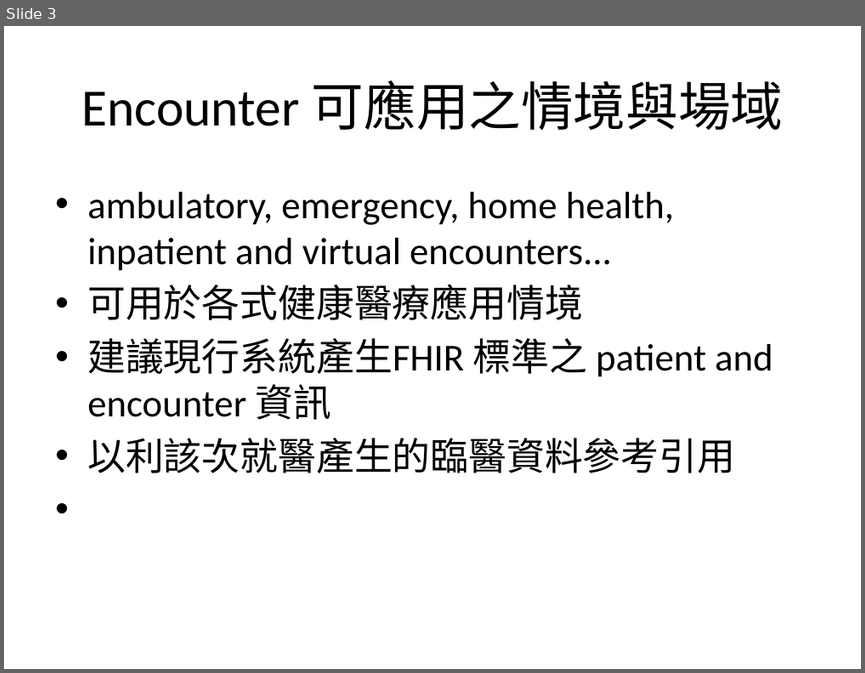
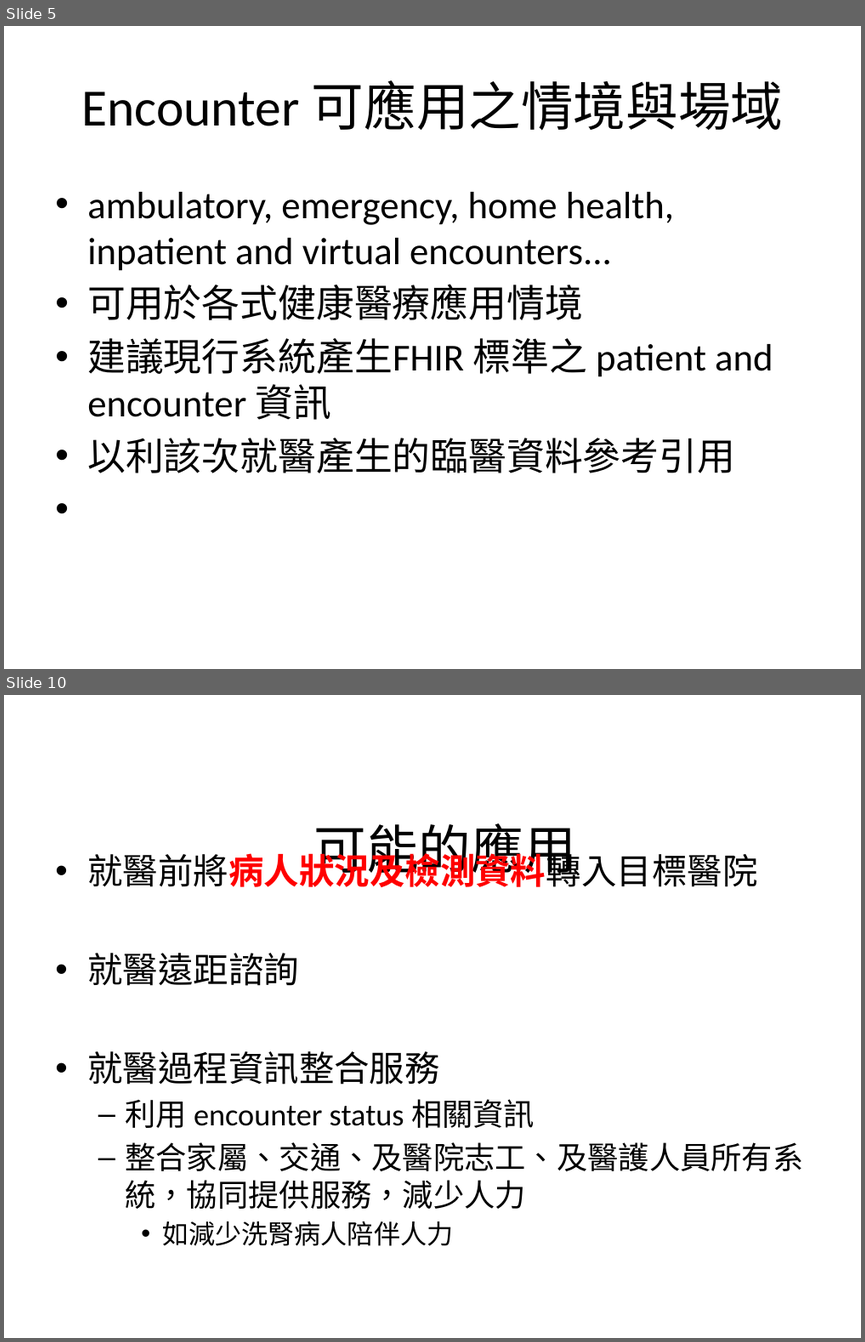
Before and after one commit to mos2718/FHIRspec, a slide deck: Spec/Encounter.pptx. Shown one above the other, each under a label of ours: slide 3 before the commit, slides 5 and 10 after it; the slides between them are not shown. The pictures are 865x673 and 865x1342 pixels, drawn with LibreOffice and Linux fonts; fonts in the diff are those of the drawing. Boxes give left, top, right and bottom in pixels: in the first picture for what was removed or moved away, otherwise in the second. Text is boxed around its words. In the diff, an @@ line names an element or a change of style, - is before the commit and + after.

```diff
--- a/Spec/Encounter.pptx
+++ b/Spec/Encounter.pptx
@@ slide 10 added at [4,695,861,1338], background #FFFFFF @@
@@ title added at [314,823,576,882], 44 pt, text #000000 @@
+可能的應用
@@ text added at [87,849,803,1246], 25.9 pt, text #000000 @@
+• 就醫前將病人狀況及檢測資料轉入目標醫院
+• 就醫遠距諮詢
+• 就醫過程資訊整合服務
+  – 利用 encounter status 相關資訊
+  – 整合家屬、交通、及醫院志工、及醫護人員所有系統，協同提供服務，減少人力
+    • 如減少洗腎病人陪伴人力
@@ what was slide 3 is now slide 5 @@
```
Also in this commit, not shown: 1 slide changed, 18 other slides added, 6 other files.
